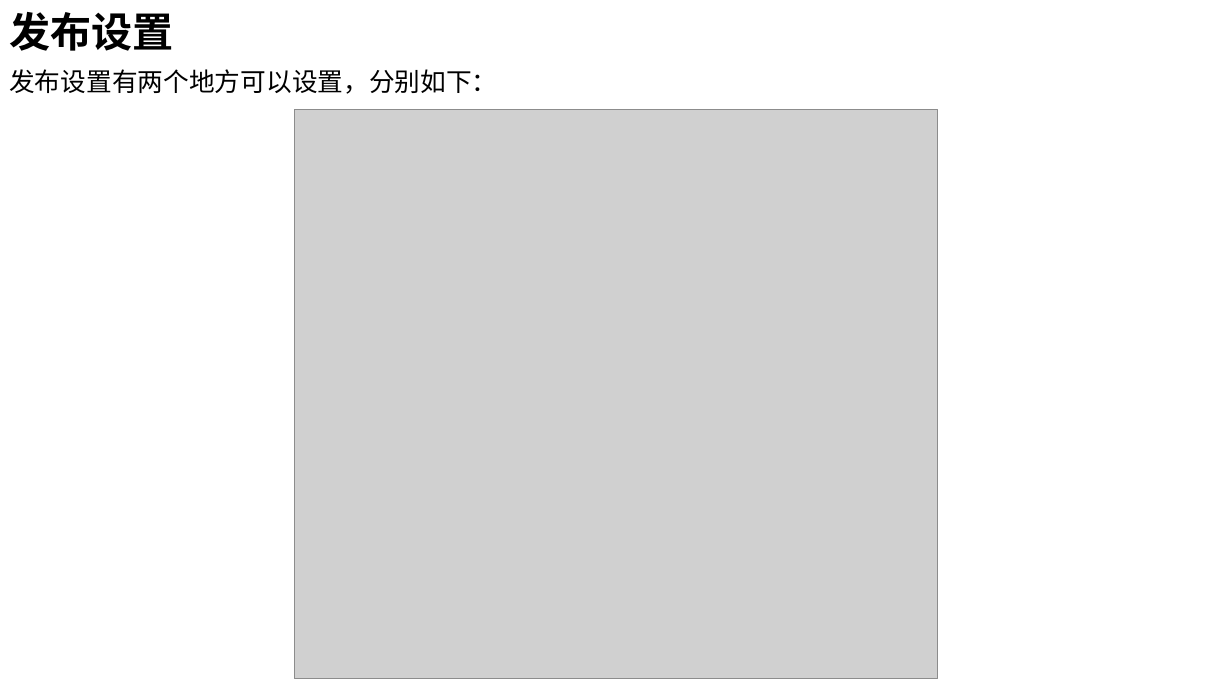
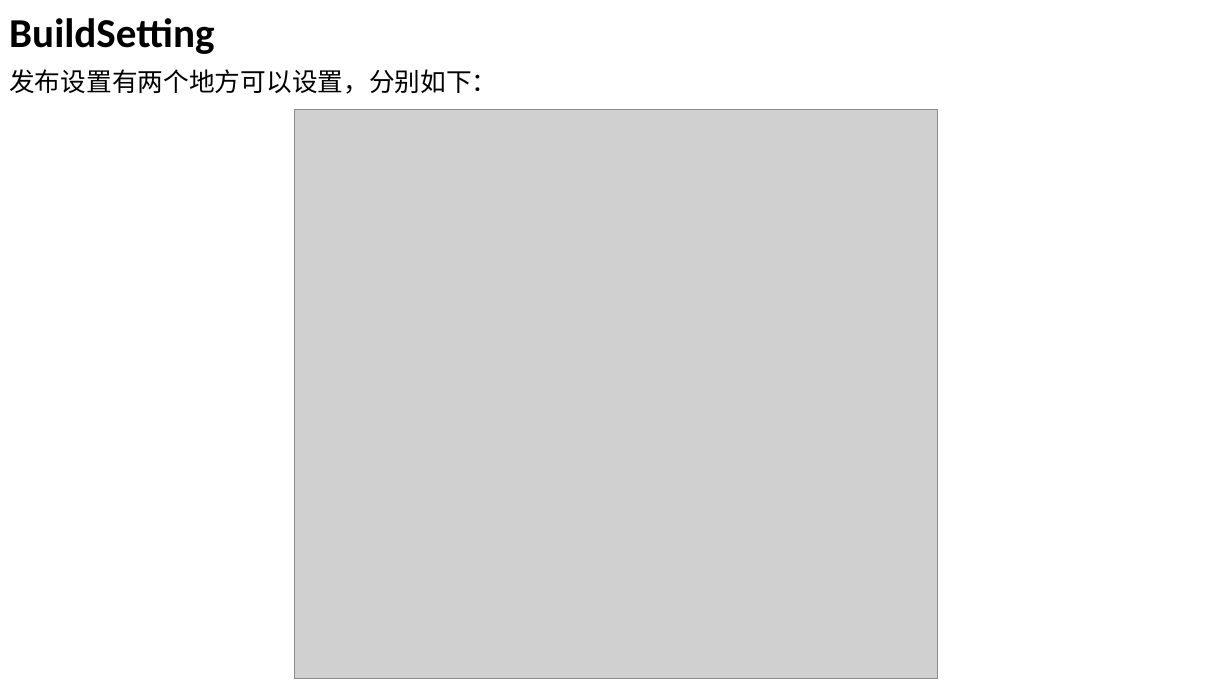
Before and after one commit to FangyeReady/Empty, a slide deck: slide 11 of 教学课件/20.第二十课 场景和安卓打包设置.pptx. Drawn at 1232x693 pixels with LibreOffice and Linux fonts; fonts in the diff are those of the drawing; grey boxes stand for pictures. Boxes give left, top, right and bottom in pixels: in the first picture for what was removed or moved away, otherwise in the second. Text is boxed around its words. In the diff, an @@ line names an element or a change of style, - is before the commit and + after.

```diff
--- a/教学课件/20.第二十课 场景和安卓打包设置.pptx
+++ b/教学课件/20.第二十课 场景和安卓打包设置.pptx
@@ text at (x1=9, y1=18, x2=214, y2=54): text changed @@
-发布设置
+BuildSetting
```
Also in this commit, not shown: 1 other slide changed, 5 slides added, 5 slides removed.
